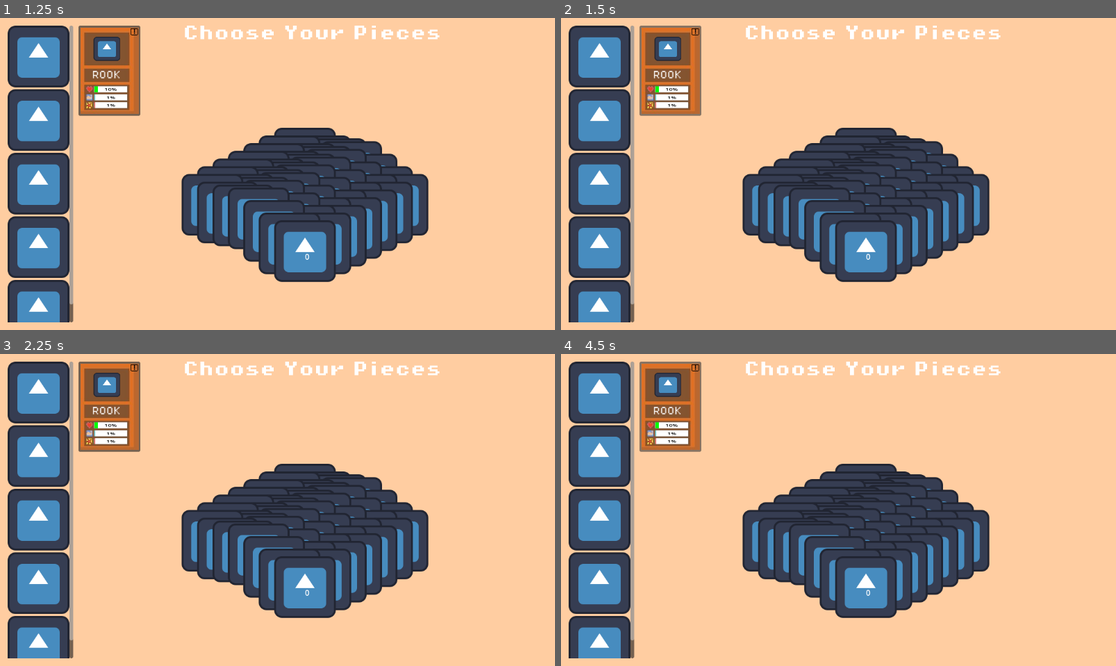
Above: before the commit, frames 1-4 (two rows, left to right).
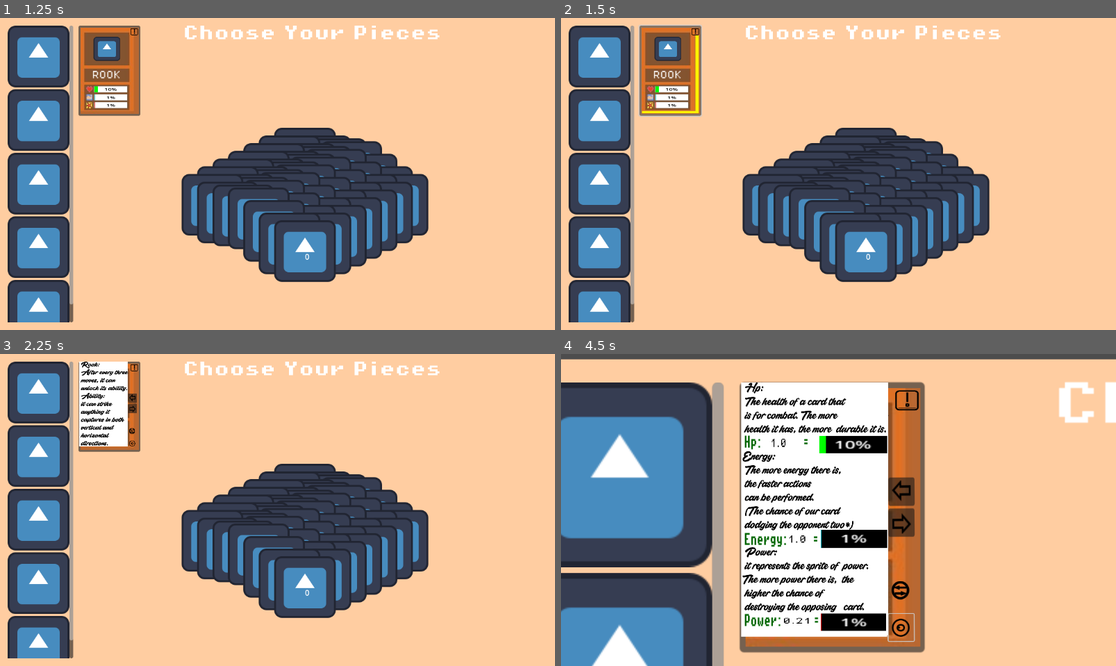
Above: after the commit, the same moments.

Repository: Caiisa-Games/caiisa
Game: Godot game, scene res://scenes/main_menu.tscn
Two runs of this game, one before a commit and one after it. Both use one fixed random seed, a clock stepped at 60 frames per second and the inputs below. The engine's default icon, where the game draws it, is replaced by a stand-in: a white triangle on a blue panel in a dark square.
Inputs (mouse positions are in pixels of both pictures, inside the frame that each line leads up to):
- Up to frame 1 (1.25 s): click "START GAME" at 0.5 s
- Up to frame 2 (1.5 s): click (672, 71) at 1.25 s
- Up to frame 3 (2.25 s): click (133, 366) at 2 s
- Up to frame 4 (4.5 s): click (694, 397) at 2.77 s; click (694, 407) at 3.52 s; click (694, 444) at 4.27 s

Frame 1 is identical in both runs. In frame 2, 0.4% of the frame differs, in the area x 14-26%, y 2-32%; in frame 3, 2.3%; in frame 4, 60%, in the area x 0-100%, y 0-100%.

Commit message:
Removed dragging

Diff:
--- a/scenes/card.gd
+++ b/scenes/card.gd
@@ -100,18 +100,3 @@
 		label_8.visible = false
 		label_7.visible = true
 		labelh.visible = true
-
-func _input(event: InputEvent) -> void:
-	if event is InputEventMouseButton:
-		if event.button_index == MOUSE_BUTTON_LEFT:
-			if event.pressed:
-				is_dragging = true
-				drag_offset = get_global_mouse_position() - global_position
-				get_viewport().set_input_as_handled()
-			else:
-				is_dragging = false
-				get_viewport().set_input_as_handled()
-
-	elif event is InputEventMouseMotion and is_dragging:
-		global_position = get_global_mouse_position() - drag_offset
-		get_viewport().set_input_as_handled()
--- a/scenes/card.tscn
+++ b/scenes/card.tscn
@@ -173,10 +173,8 @@
 [node name="ColorRect" type="ColorRect" parent="."]
 visible = false
 layout_mode = 0
-offset_left = 29.0
-offset_top = 190.0
-offset_right = 130.0
-offset_bottom = 366.0
+offset_right = 101.0
+offset_bottom = 175.99998
 
 [node name="Labelh" type="Label" parent="ColorRect"]
 custom_minimum_size = Vector2(100, 100)
@@ -278,10 +276,8 @@
 [node name="ColorRect2" type="ColorRect" parent="."]
 visible = false
 layout_mode = 0
-offset_left = 29.090322
-offset_top = 189.8493
-offset_right = 130.90645
-offset_bottom = 365.09482
+offset_right = 101.816124
+offset_bottom = 175.24551
 
 [node name="Label7" type="Label" parent="ColorRect2"]
 layout_mode = 0
@@ -422,10 +418,10 @@
 [node name="ColorRect3" type="ColorRect" parent="."]
 visible = false
 layout_mode = 0
-offset_left = 139.08809
-offset_top = 205.42668
-offset_right = 146.36067
-offset_bottom = 367.04196
+offset_left = 114.54315
+offset_top = 20.445307
+offset_right = 121.815735
+offset_bottom = 182.0606
 color = Color(1, 0.9529412, 0, 1)
 
 [node name="ColorRect4" type="ColorRect" parent="ColorRect3"]
--- a/scenes/piece_selection.tscn
+++ b/scenes/piece_selection.tscn
@@ -92,5 +92,4 @@
 position = Vector2(469, 276)
 
 [node name="Card" parent="HSplitContainer/RightPanel" instance=ExtResource("5_wgbiy")]
-layout_mode = 2
 data = ExtResource("6_j66un")
